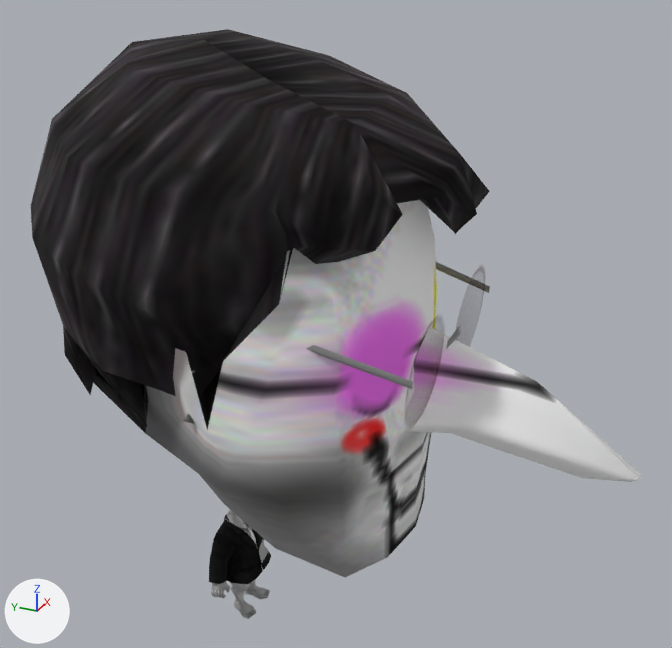
The glTF model FinModelUtility/Games/MarioArtist/MarioArtist Tests/goldens/tstlt/spamton/output/spamton.glb as it was, and as the next commit left it.
One viewpoint serves both versions: a 50 mm lens placed at (-1843.0, -1124.0, 1861.0), pointed at (62.0, -267.0, 909.0). Every picture has the same lights, and +X, +Y and +Z are marked at lower left. The first picture is the older version.

The first picture shows 'chosenPart1(8)', 'face', 'joint(HAIR): chosenPart0(id: 2, meshSetId: 2, unkSection5: 2, subUnkSection5: 0, patternIndex: 1)' and 21 more.
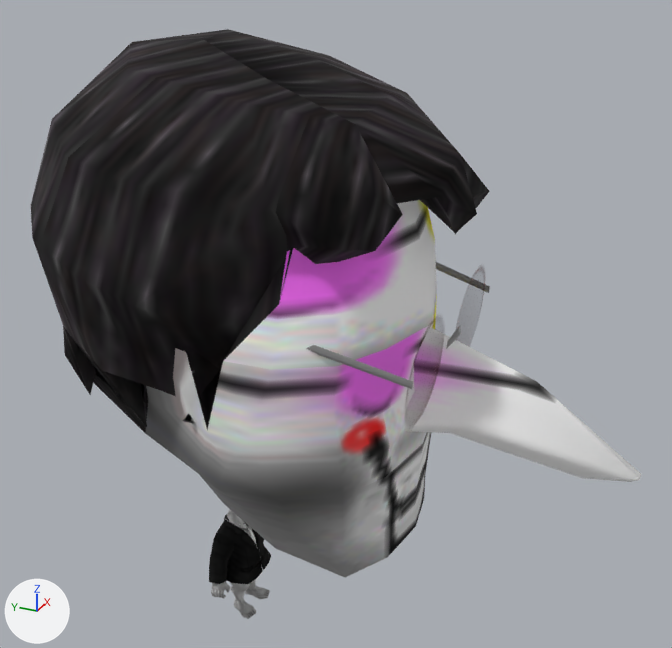
What differs and where, as boxes (x1, y1, x2, y2) in the pictures (672 x 648 px):
'face', surface changed: (181, 200, 437, 541) in both

Patch to the scene script:
```diff
--- a/FinModelUtility/Games/MarioArtist/MarioArtist Tests/goldens/tstlt/spamton/output/spamton.glb.py
+++ b/FinModelUtility/Games/MarioArtist/MarioArtist Tests/goldens/tstlt/spamton/output/spamton.glb.py
@@ img_0x000004b0 @@
+img_0x000004b0 = load_image('[0x000004B0]', '[0x000004B0].png', 32, 32, 'sRGB')
@@ mat_0x000004b0 @@
 n4 = _N.new('ShaderNodeTexImage'); n4.name = 'Image Texture'
-n4.image = img_spamton_0_png
+n4.image = img_0x000004b0
 n4.extension = 'EXTEND'
```
